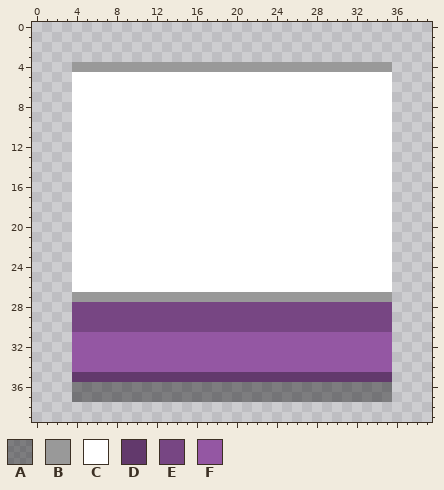
Two states of a pixel-art file, Tester/Assets/Images/Props/Tables/MiddleTable.ase. The first picture shows the starting point.
40x40 pixels, 1 frame.
Visible layers, top first: "Layer 2" opacity 39%, "Layer 1".
Palette (. is transparent): A #00000063  B #999999  C #ffffff  D #62396c  E #774683  F #9457a3
Pixels before, first column x 4:
 4 BBBBBBBBBBBBBBBBBBBBBBBBBBBBBBBB
 5 CCCCCCCCCCCCCCCCCCCCCCCCCCCCCCCC
 6 CCCCCCCCCCCCCCCCCCCCCCCCCCCCCCCC
 7 CCCCCCCCCCCCCCCCCCCCCCCCCCCCCCCC
 8 CCCCCCCCCCCCCCCCCCCCCCCCCCCCCCCC
 9 CCCCCCCCCCCCCCCCCCCCCCCCCCCCCCCC
10 CCCCCCCCCCCCCCCCCCCCCCCCCCCCCCCC
11 CCCCCCCCCCCCCCCCCCCCCCCCCCCCCCCC
12 CCCCCCCCCCCCCCCCCCCCCCCCCCCCCCCC
13 CCCCCCCCCCCCCCCCCCCCCCCCCCCCCCCC
14 CCCCCCCCCCCCCCCCCCCCCCCCCCCCCCCC
15 CCCCCCCCCCCCCCCCCCCCCCCCCCCCCCCC
16 CCCCCCCCCCCCCCCCCCCCCCCCCCCCCCCC
17 CCCCCCCCCCCCCCCCCCCCCCCCCCCCCCCC
18 CCCCCCCCCCCCCCCCCCCCCCCCCCCCCCCC
19 CCCCCCCCCCCCCCCCCCCCCCCCCCCCCCCC
20 CCCCCCCCCCCCCCCCCCCCCCCCCCCCCCCC
21 CCCCCCCCCCCCCCCCCCCCCCCCCCCCCCCC
22 CCCCCCCCCCCCCCCCCCCCCCCCCCCCCCCC
23 CCCCCCCCCCCCCCCCCCCCCCCCCCCCCCCC
24 CCCCCCCCCCCCCCCCCCCCCCCCCCCCCCCC
25 CCCCCCCCCCCCCCCCCCCCCCCCCCCCCCCC
26 CCCCCCCCCCCCCCCCCCCCCCCCCCCCCCCC
27 BBBBBBBBBBBBBBBBBBBBBBBBBBBBBBBB
28 EEEEEEEEEEEEEEEEEEEEEEEEEEEEEEEE
29 EEEEEEEEEEEEEEEEEEEEEEEEEEEEEEEE
30 EEEEEEEEEEEEEEEEEEEEEEEEEEEEEEEE
31 FFFFFFFFFFFFFFFFFFFFFFFFFFFFFFFF
32 FFFFFFFFFFFFFFFFFFFFFFFFFFFFFFFF
33 FFFFFFFFFFFFFFFFFFFFFFFFFFFFFFFF
34 FFFFFFFFFFFFFFFFFFFFFFFFFFFFFFFF
35 DDDDDDDDDDDDDDDDDDDDDDDDDDDDDDDD
36 AAAAAAAAAAAAAAAAAAAAAAAAAAAAAAAA
37 AAAAAAAAAAAAAAAAAAAAAAAAAAAAAAAA
After:
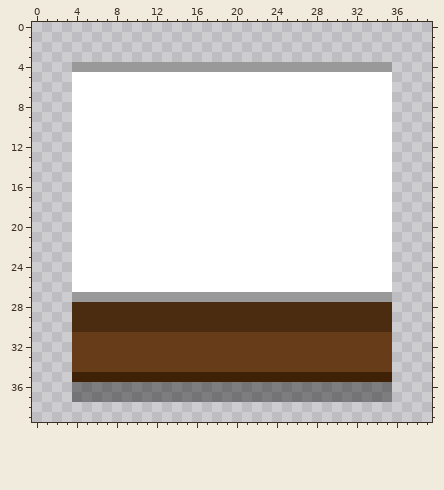
The edit:
colour D: #62396c -> #3f2107
colour E: #774683 -> #4b2c11
colour F: #9457a3 -> #663d18
